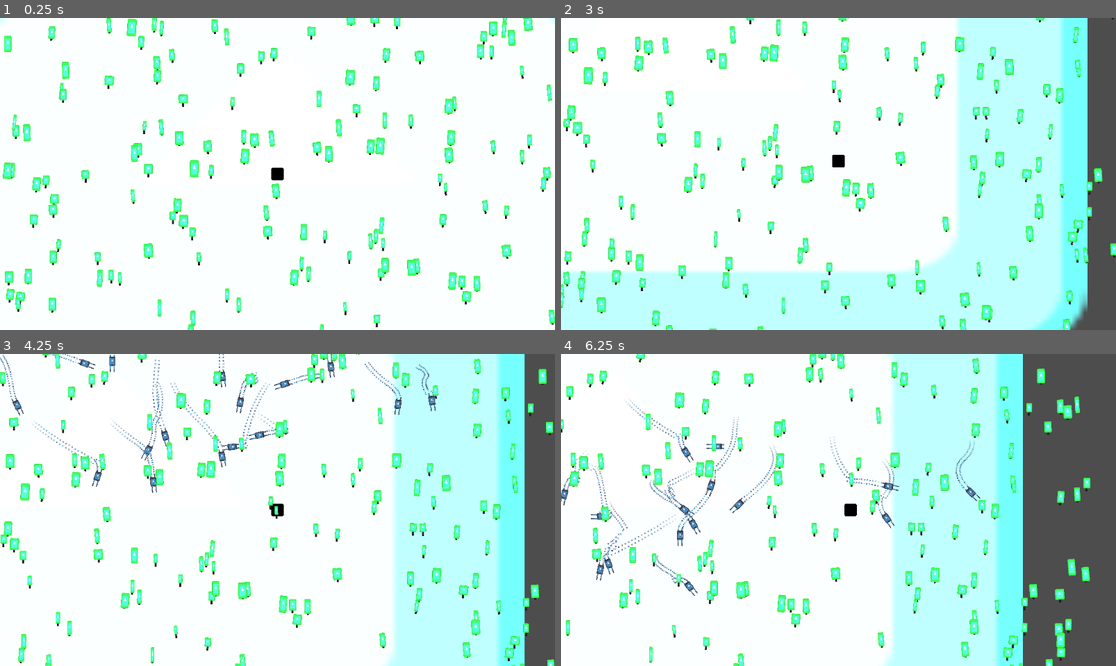
Above: before the commit, frames 1-4 (two rows, left to right).
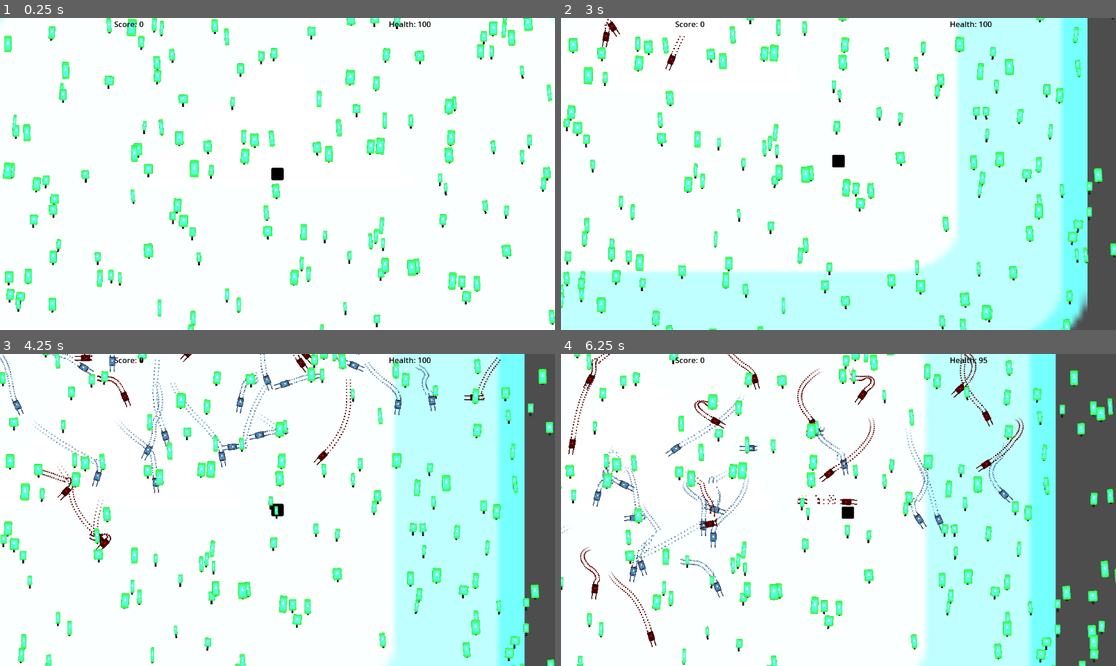
Above: after the commit, the same moments.

Repository: Beandream/GMTK23
Game: Godot game, scene res://main.tscn
The game is run twice, just before and just after one commit, with the same random seed, the same clock (stepped at 60 frames per second) and the same inputs. The engine's default icon, where the game draws it, is replaced by a stand-in: a white triangle on a blue panel in a dark square.
Inputs:
- Up to frame 1 (0.25 s): no input
- Up to frame 2 (3 s): tap Enter at 0.5 s; hold D (right) 0.53-1.28 s; tap Space (attack) every 0.75 s from 0.6 to 2.85 s; hold S (down) 1.28-2.03 s; hold D (right) 2.03-2.78 s; hold W (up) from 2.78 s (still down)
- Up to frame 3 (4.25 s): release W (up) at 3.53 s; hold A (left) from 3.53 s (still down); tap Space (attack) at 3.6 s
- Up to frame 4 (6.25 s): tap Space (attack) at 4.35, 5.1, 5.85 s; release A (left) at 5.03 s; hold S (down) 5.03-5.78 s; hold D (right) from 5.78 s (still down)

The runs differ from the first frame. In frame 1, 0.1% of the frame differs, in the area x 20-78%, y 1-3%; in frame 2, 0.3%; in frame 3, 1.5%; in frame 4, 31%, in the area x 0-100%, y 0-100%.

Commit message:
add patrol

Diff:
--- /dev/null
+++ b/Globals.gd
@@ -0,0 +1,16 @@
+extends Node
+
+#signal trigger_screen_shake (intensity, duration)
+
+var score = 0
+var health = 100
+
+func change_health(amount):
+	health += amount
+
+func change_score(amount):
+	score += amount
+
+
+#func shake_screen(intensity = 50, duration = 0.2):
+#	emit_signal("trigger_screen_shake", intensity, duration)
--- /dev/null
+++ b/entities/skiPatrol.gd
@@ -0,0 +1,69 @@
+extends CharacterBody2D
+
+const SPEED = 5
+const DRAG = 0.02
+
+var steering = 0
+
+var timerCount = 0
+var timerCountSet = 1
+
+var attackCoolDown = 0
+const ATTACK_COOLDOWN_DURATION = 1
+
+const ATTACK_DAMAGE_AMOUNT = 5
+
+func _physics_process(delta):
+	velocity.x += -DRAG * velocity.x
+	velocity.y += -DRAG * velocity.y
+
+
+	timerCount += delta
+	if timerCount > timerCountSet:
+		timerCountSet = randf_range(0.3, 1)
+		timerCount = 0
+		steering = randi_range(-1, 1)
+
+	attack_yeti()
+
+	if attackCoolDown < ATTACK_COOLDOWN_DURATION:
+		attackCoolDown += delta
+
+
+	velocity.x += steering * SPEED
+
+
+	$Sprite2D.rotation = lerp($Sprite2D.rotation, (velocity.angle()) - (PI / 2), 0.5)
+
+	if steering == 0:
+		velocity.y += SPEED
+	else:
+		velocity.y += (SPEED / 2)
+
+
+
+	if position.y > 600:
+		reset()
+
+	move_and_slide()
+
+func attack_yeti():
+	for body in $Vision.get_overlapping_bodies():
+		if body.is_in_group("yeti"):
+			if body.position.x > position.x:
+				steering = 1
+			else:
+				steering = -1
+
+func reset():
+		position = Vector2(randf_range(-700, 700), -500)
+
+
+
+func _on_attack_radius_body_entered(body):
+	if body.is_in_group("yeti"):
+		if attackCoolDown >= ATTACK_COOLDOWN_DURATION:
+			attackCoolDown = 0
+			Globals.change_health(-ATTACK_DAMAGE_AMOUNT)
+			body.get_node("Camera2D").screen_shake(randf_range(50, 100), 0.2)
+			body.hurt()
--- /dev/null
+++ b/entities/skiPatrol.tscn
@@ -0,0 +1,84 @@
+[gd_scene load_steps=8 format=3 uid="uid://i2cst653cio"]
+
+[ext_resource type="Script" path="res://entities/skiPatrol.gd" id="1_qtcm5"]
+[ext_resource type="Texture2D" uid="uid://b0kl57dpjfg3m" path="res://icon.svg" id="2_f3i0f"]
+
+[sub_resource type="Gradient" id="Gradient_pe50x"]
+colors = PackedColorArray(1.5, 1.5, 1.5, 1, 1.51, 1.5, 1.5, 0)
+
+[sub_resource type="GradientTexture1D" id="GradientTexture1D_n8koh"]
+gradient = SubResource("Gradient_pe50x")
+
+[sub_resource type="ParticleProcessMaterial" id="ParticleProcessMaterial_a86rc"]
+particle_flag_disable_z = true
+direction = Vector3(0, -1, 0)
+spread = 0.0
+gravity = Vector3(0, 0, 0)
+initial_velocity_min = 1.0
+initial_velocity_max = 1.0
+angular_velocity_max = 75.79
+orbit_velocity_min = 0.0
+orbit_velocity_max = 0.0
+scale_min = 0.02
+scale_max = 0.02
+color = Color(1.5, 1.51, 1.5, 1)
+color_ramp = SubResource("GradientTexture1D_n8koh")
+
+[sub_resource type="CapsuleShape2D" id="CapsuleShape2D_1a8x1"]
+radius = 64.0
+height = 192.0
+
+[sub_resource type="CapsuleShape2D" id="CapsuleShape2D_f824x"]
+radius = 160.0
+height = 640.0
+
+[node name="SkiPatrol" type="CharacterBody2D" groups=["skiPatrol"]]
+scale = Vector2(0.1, 0.1)
+script = ExtResource("1_qtcm5")
+
+[node name="Sprite2D" type="Sprite2D" parent="."]
+modulate = Color(1, 0, 0, 1)
+scale = Vector2(1, 1.5)
+texture = ExtResource("2_f3i0f")
+
+[node name="Sprite2D2" type="Sprite2D" parent="Sprite2D"]
+position = Vector2(-40, 26.6667)
+scale = Vector2(0.15625, 1.875)
+texture = ExtResource("2_f3i0f")
+
+[node name="Sprite2D3" type="Sprite2D" parent="Sprite2D"]
+position = Vector2(40, 26.6667)
+scale = Vector2(0.15625, 1.875)
+texture = ExtResource("2_f3i0f")
+
+[node name="GPUParticles2D2" type="GPUParticles2D" parent="Sprite2D"]
+position = Vector2(40, -86.6666)
+amount = 200
+process_material = SubResource("ParticleProcessMaterial_a86rc")
+texture = ExtResource("2_f3i0f")
+trail_lifetime = 2.0
+trail_section_subdivisions = 128
+
+[node name="GPUParticles2D3" type="GPUParticles2D" parent="Sprite2D"]
+position = Vector2(-40, -86.6667)
+amount = 200
+process_material = SubResource("ParticleProcessMaterial_a86rc")
+texture = ExtResource("2_f3i0f")
+trail_lifetime = 2.0
+trail_section_subdivisions = 128
+
+[node name="CollisionShape2D" type="CollisionShape2D" parent="."]
+shape = SubResource("CapsuleShape2D_1a8x1")
+
+[node name="Vision" type="Area2D" parent="."]
+
+[node name="CollisionPolygon2D" type="CollisionPolygon2D" parent="Vision"]
+polygon = PackedVector2Array(0, 0, 2580, 1410, -2180, 1480)
+
+[node name="AttackRadius" type="Area2D" parent="."]
+
+[node name="CollisionShape2D" type="CollisionShape2D" parent="AttackRadius"]
+position = Vector2(0, 100)
+shape = SubResource("CapsuleShape2D_f824x")
+
+[connection signal="body_entered" from="AttackRadius" to="." method="_on_attack_radius_body_entered"]
--- a/entities/yeti/CameraEffects.gd
+++ b/entities/yeti/CameraEffects.gd
@@ -4,6 +4,10 @@
 var time_duration = 0
 
 var intensity = 0
+
+func _ready():
+#	Globals.trigger_screen_shake.connect(screen_shake())
+	pass
 
 func screen_shake(_intesity = 1, duration = 1):
 	intensity = _intesity
--- a/entities/yeti/yeti.gd
+++ b/entities/yeti/yeti.gd
@@ -17,6 +17,11 @@
 
 	move_and_slide()
 
+func hurt():
+	$HurtParticles.restart()
+	$HurtParticles.emitting = true
+
+
 func do_attack():
 	$Sprite2D.scale = Vector2(1.4, 1.4)
 	velocity *= 5
@@ -26,3 +31,4 @@
 			$GPUParticles2D.restart()
 			$GPUParticles2D.emitting = true
 			$Camera2D.screen_shake(randf_range(50, 60), 0.2)
+			Globals.change_score(1)
--- a/entities/yeti/yeti.tscn
+++ b/entities/yeti/yeti.tscn
@@ -52,3 +52,11 @@
 texture = ExtResource("1_11qvy")
 one_shot = true
 explosiveness = 1.0
+
+[node name="HurtParticles" type="GPUParticles2D" parent="."]
+modulate = Color(1, 0, 0, 1)
+emitting = false
+process_material = SubResource("ParticleProcessMaterial_usoyu")
+texture = ExtResource("1_11qvy")
+one_shot = true
+explosiveness = 1.0
--- /dev/null
+++ b/gui/gui.gd
@@ -0,0 +1,5 @@
+extends Control
+
+func _process(delta):
+	$HBoxContainer/ScoreText.text = str(Globals.score)
+	$HBoxContainer/HealthText.text = str(Globals.health)
--- /dev/null
+++ b/gui/gui.tscn
@@ -0,0 +1,45 @@
+[gd_scene load_steps=2 format=3 uid="uid://y700xeuh8arf"]
+
+[ext_resource type="Script" path="res://gui/gui.gd" id="1_ebwyh"]
+
+[node name="GUI" type="Control"]
+layout_mode = 3
+anchors_preset = 15
+anchor_right = 1.0
+anchor_bottom = 1.0
+grow_horizontal = 2
+grow_vertical = 2
+script = ExtResource("1_ebwyh")
+
+[node name="HBoxContainer" type="HBoxContainer" parent="."]
+layout_mode = 1
+anchors_preset = 10
+anchor_right = 1.0
+offset_bottom = 26.0
+grow_horizontal = 2
+
+[node name="ScoreLabel" type="Label" parent="HBoxContainer"]
+modulate = Color(0, 0, 0, 1)
+layout_mode = 2
+size_flags_horizontal = 3
+text = "Score:"
+horizontal_alignment = 2
+
+[node name="ScoreText" type="Label" parent="HBoxContainer"]
+modulate = Color(0, 0, 0, 1)
+layout_mode = 2
+size_flags_horizontal = 3
+text = "0"
+
+[node name="HealthLabel" type="Label" parent="HBoxContainer"]
+modulate = Color(0, 0, 0, 1)
+layout_mode = 2
+size_flags_horizontal = 3
+text = "Health:"
+horizontal_alignment = 2
+
+[node name="HealthText" type="Label" parent="HBoxContainer"]
+modulate = Color(0, 0, 0, 1)
+layout_mode = 2
+size_flags_horizontal = 3
+text = "100"
--- a/main.tscn
+++ b/main.tscn
@@ -1,10 +1,15 @@
-[gd_scene load_steps=3 format=3 uid="uid://vrnr4nq5t25s"]
+[gd_scene load_steps=4 format=3 uid="uid://vrnr4nq5t25s"]
 
 [ext_resource type="PackedScene" uid="uid://bqiviitydcnws" path="res://entities/yeti/yeti.tscn" id="2_j8eod"]
 [ext_resource type="PackedScene" uid="uid://l47tjt8yxqvj" path="res://world/level.tscn" id="2_xa3v5"]
+[ext_resource type="PackedScene" uid="uid://y700xeuh8arf" path="res://gui/gui.tscn" id="3_em4fs"]
 
 [node name="Main" type="Node2D"]
 
 [node name="Level" parent="." instance=ExtResource("2_xa3v5")]
 
 [node name="Yeti" parent="." instance=ExtResource("2_j8eod")]
+
+[node name="CanvasLayer" type="CanvasLayer" parent="."]
+
+[node name="GUI" parent="CanvasLayer" instance=ExtResource("3_em4fs")]
--- a/project.godot
+++ b/project.godot
@@ -14,6 +14,10 @@
 run/main_scene="res://main.tscn"
 config/features=PackedStringArray("4.1", "Forward Plus")
 config/icon="res://icon.svg"
+
+[autoload]
+
+Globals="*res://Globals.gd"
 
 [input]
 
--- a/world/generator.gd
+++ b/world/generator.gd
@@ -4,9 +4,18 @@
 
 var SKIER_SCENE = preload("res://entities/skier.tscn")
 
+var SKI_PATROL = preload("res://entities/skiPatrol.tscn")
+
 const TREE_COUNT = 400
 
 const SKIER_COUNT = 20
+const SKI_PATROL_COUNT = 20
+
+func generate_ski_patrol():
+	for i in SKI_PATROL_COUNT:
+		var new_patrol = SKI_PATROL.instantiate()
+		new_patrol.position = Vector2(randf_range(-700, 700), randf_range(-500, -1000))
+		add_child(new_patrol)
 
 func generate_trees():
 	for i in TREE_COUNT:
@@ -28,6 +37,7 @@
 func _ready():
 	generate_trees()
 	generate_skiers()
+	generate_ski_patrol()
 	pass # Replace with function body.
 
 
